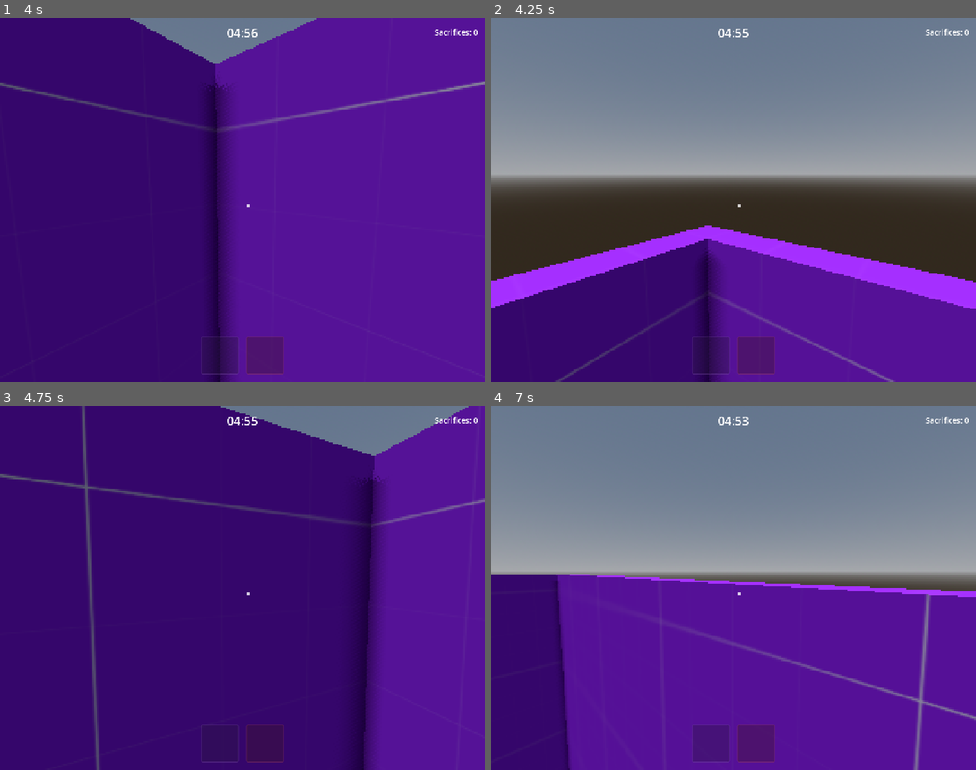
Above: before the commit, frames 1-4 (two rows, left to right).
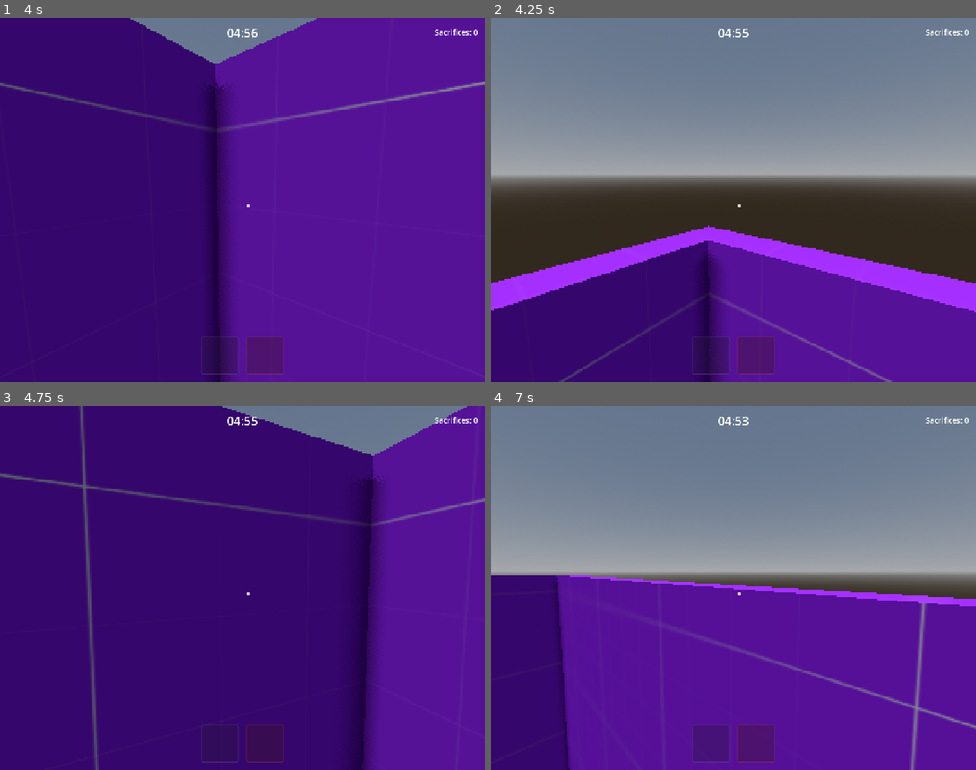
Above: after the commit, the same moments.

Repository: TheSophisticated/FindersKeepers-CSES
Game: Godot game, scene res://Maps/GameMode.tscn
Same seed, same stepped clock (60 frames per second), same inputs: the game is played once before the commit and once after it. This scene is started directly instead of the project's main scene.
Inputs (mouse positions are in pixels of both pictures, inside the frame that each line leads up to):
- Up to frame 1 (4 s): tap Enter at 0.5 s; move the mouse to (266, 200) at 0.52 s; hold E (interact) 0.53-1.28 s; hold W (move_forward) from 0.53 s (still down); tap Space (jump) at 0.77, 1.52, 3.02, 3.77 s; move the mouse to (218, 200) at 1.27 s; tap Shift (sprint) at 1.35 s; move the mouse to (252, 192) at 2.02 s; tap 1 at 2.1 s; move the mouse to (237, 207) at 2.77 s; tap 2 at 2.85 s; move the mouse to (276, 203) at 3.52 s; tap R at 3.6 s
- Up to frame 2 (4.25 s): keep holding W (move_forward)
- Up to frame 3 (4.75 s): keep holding W (move_forward); move the mouse to (203, 584) at 4.27 s; tap E (interact) at 4.35 s; tap Space (jump) at 4.52 s
- Up to frame 4 (7 s): move the mouse to (738, 588) at 5.02 s; hold Shift (sprint) 5.03-5.78 s; move the mouse to (714, 580) at 5.77 s; release W (move_forward) at 5.78 s; hold D (move_right) 5.78-6.53 s; tap 1 at 5.85 s; tap Space (jump) at 6.02, 6.77 s; move the mouse to (757, 588) at 6.52 s; hold W (move_forward) from 6.53 s (still down); tap 2 at 6.6 s

Frame 1 is identical in both runs. In frame 2, 1.2% of the frame differs, in the area x 0-100%, y 57-100%; in frame 3, 1.0%; in frame 4, 3.7%, in the area x 0-100%, y 46-100%.
Error after the commit: Modulo by zero error in operator '%'. (res://scripts/managers/SpawnManager.gd:23)

Commit message:
add three tarot cards to game spawner

Diff:
--- a/Maps/GameMode.tscn
+++ b/Maps/GameMode.tscn
@@ -6,8 +6,11 @@
 [ext_resource type="PackedScene" uid="uid://b0u1d8aox07b8" path="res://TarotTest.tscn" id="3_abnra"]
 [ext_resource type="Texture2D" uid="uid://cwcexiteh4s2q" path="res://Textures/texture_02purpl.png" id="3_l8b2n"]
 [ext_resource type="Texture2D" uid="uid://d0u76ui7ag1at" path="res://Textures/texture_02.png" id="4_abnra"]
+[ext_resource type="PackedScene" uid="uid://bonou20gtdbp2" path="res://TarotTest_DarkMoon.tscn" id="4_gdwpl"]
 [ext_resource type="Script" uid="uid://de4ax627pkk2y" path="res://Maps/Scripts/PauseMenu.gd" id="5_d7oxw"]
+[ext_resource type="PackedScene" uid="uid://bdux4ohva6vk8" path="res://TarotTest_DemonSpeed.tscn" id="5_oaoby"]
 [ext_resource type="Script" uid="uid://qxjx26k0iqkt" path="res://Tarot/Scripts/TarotPickup.gd" id="6_tpick"]
+[ext_resource type="PackedScene" uid="uid://um7aivmlr1qr" path="res://TarotTest_HangedMan.tscn" id="6_yjxwv"]
 [ext_resource type="Resource" uid="uid://s0fvvca0wbib" path="res://Tarot/Cards/Definitions/DarkMoon.tres" id="7_abnra"]
 [ext_resource type="Script" uid="uid://5yp7py770d41" path="res://Maps/Scripts/TarotInventoryUI.gd" id="8_tinv"]
 [ext_resource type="PackedScene" path="res://BodyParts/SpellCenter.tscn" id="9_center"]
@@ -93,10 +96,10 @@
 spawn_path = NodePath("../SubViewportContainer/SubViewport/WorldObjects")
 spawn_limit = 4
 
-[node name="TarotCardSpawner" type="Node3D" parent="." unique_id=1817543051 node_paths=PackedStringArray("spawn_points")]
+[node name="TarotCardSpawner" type="Node3D" parent="." unique_id=1817543051]
 script = ExtResource("2_abnra")
 object_scene = ExtResource("3_abnra")
-spawn_points = [NodePath("TarotSpawn1"), NodePath("TarotSpawn2"), NodePath("TarotSpawn3")]
+object_scenes = Array[PackedScene]([ExtResource("4_gdwpl"), ExtResource("5_oaoby"), ExtResource("6_yjxwv")])
 
 [node name="TarotSpawn1" type="Marker3D" parent="TarotCardSpawner" unique_id=191008190]
 transform = Transform3D(1, 0, 0, 0, 1, 0, 0, 0, 1, -1.76277, 0.368119, 0)
@@ -112,10 +115,9 @@
 spawn_path = NodePath("../../SubViewportContainer/SubViewport/WorldObjects")
 spawn_limit = 12
 
-[node name="BodyPartSpawner" type="Node3D" parent="." unique_id=488715404 node_paths=PackedStringArray("spawn_points")]
+[node name="BodyPartSpawner" type="Node3D" parent="." unique_id=488715404]
 script = ExtResource("2_abnra")
 object_scene = ExtResource("10_part")
-spawn_points = [NodePath("BodySpawn1"), NodePath("BodySpawn2"), NodePath("BodySpawn3"), NodePath("BodySpawn4"), NodePath("BodySpawn5"), NodePath("BodySpawn6"), NodePath("BodySpawn7"), NodePath("BodySpawn8"), NodePath("BodySpawn9"), NodePath("BodySpawn10"), NodePath("BodySpawn11"), NodePath("BodySpawn12")]
 object_spawner_type = 1
 
 [node name="BodySpawn1" type="Marker3D" parent="BodyPartSpawner" unique_id=2062795408]
--- /dev/null
+++ b/TarotTest_DarkMoon.tscn
@@ -0,0 +1,30 @@
+[gd_scene format=3 uid="uid://bonou20gtdbp2"]
+
+[ext_resource type="Script" uid="uid://qxjx26k0iqkt" path="res://Tarot/Scripts/TarotPickup.gd" id="1_752up"]
+[ext_resource type="Resource" uid="uid://s0fvvca0wbib" path="res://Tarot/Cards/Definitions/DarkMoon.tres" id="2_dhrw6"]
+
+[sub_resource type="BoxShape3D" id="BoxShape3D_qw86s"]
+
+[sub_resource type="TextMesh" id="TextMesh_v1n8c"]
+text = "This is a Tarot card"
+
+[sub_resource type="SceneReplicationConfig" id="SceneReplicationConfig_0j048"]
+properties/0/path = NodePath(".:position")
+properties/0/spawn = true
+properties/0/replication_mode = 1
+
+[node name="Node3D" type="Node3D" unique_id=518107162]
+
+[node name="TarotPickup" type="Area3D" parent="." unique_id=418096463]
+script = ExtResource("1_752up")
+card = ExtResource("2_dhrw6")
+
+[node name="CollisionShape3D" type="CollisionShape3D" parent="TarotPickup" unique_id=438030471]
+shape = SubResource("BoxShape3D_qw86s")
+
+[node name="MeshInstance3D" type="MeshInstance3D" parent="TarotPickup" unique_id=378934052]
+mesh = SubResource("TextMesh_v1n8c")
+
+[node name="MultiplayerSynchronizer" type="MultiplayerSynchronizer" parent="TarotPickup" unique_id=91704673]
+root_path = NodePath("../..")
+replication_config = SubResource("SceneReplicationConfig_0j048")
--- /dev/null
+++ b/TarotTest_DemonSpeed.tscn
@@ -0,0 +1,30 @@
+[gd_scene format=3 uid="uid://bdux4ohva6vk8"]
+
+[ext_resource type="Script" uid="uid://qxjx26k0iqkt" path="res://Tarot/Scripts/TarotPickup.gd" id="1_sv62t"]
+[ext_resource type="Resource" uid="uid://djc8i8kdjfqc2" path="res://Tarot/Cards/Definitions/DemonSpeed.tres" id="2_sv62t"]
+
+[sub_resource type="BoxShape3D" id="BoxShape3D_qw86s"]
+
+[sub_resource type="TextMesh" id="TextMesh_v1n8c"]
+text = "This is a Tarot card"
+
+[sub_resource type="SceneReplicationConfig" id="SceneReplicationConfig_0j048"]
+properties/0/path = NodePath(".:position")
+properties/0/spawn = true
+properties/0/replication_mode = 1
+
+[node name="Node3D" type="Node3D" unique_id=518107162]
+
+[node name="TarotPickup" type="Area3D" parent="." unique_id=418096463]
+script = ExtResource("1_sv62t")
+card = ExtResource("2_sv62t")
+
+[node name="CollisionShape3D" type="CollisionShape3D" parent="TarotPickup" unique_id=438030471]
+shape = SubResource("BoxShape3D_qw86s")
+
+[node name="MeshInstance3D" type="MeshInstance3D" parent="TarotPickup" unique_id=378934052]
+mesh = SubResource("TextMesh_v1n8c")
+
+[node name="MultiplayerSynchronizer" type="MultiplayerSynchronizer" parent="TarotPickup" unique_id=91704673]
+root_path = NodePath("../..")
+replication_config = SubResource("SceneReplicationConfig_0j048")
--- /dev/null
+++ b/TarotTest_HangedMan.tscn
@@ -0,0 +1,30 @@
+[gd_scene format=3 uid="uid://um7aivmlr1qr"]
+
+[ext_resource type="Script" uid="uid://qxjx26k0iqkt" path="res://Tarot/Scripts/TarotPickup.gd" id="1_yu72b"]
+[ext_resource type="Resource" uid="uid://drdj54pyceuu" path="res://Tarot/Cards/Definitions/HangedMan.tres" id="2_yu72b"]
+
+[sub_resource type="BoxShape3D" id="BoxShape3D_qw86s"]
+
+[sub_resource type="TextMesh" id="TextMesh_v1n8c"]
+text = "This is a Tarot card"
+
+[sub_resource type="SceneReplicationConfig" id="SceneReplicationConfig_0j048"]
+properties/0/path = NodePath(".:position")
+properties/0/spawn = true
+properties/0/replication_mode = 1
+
+[node name="Node3D" type="Node3D" unique_id=518107162]
+
+[node name="TarotPickup" type="Area3D" parent="." unique_id=418096463]
+script = ExtResource("1_yu72b")
+card = ExtResource("2_yu72b")
+
+[node name="CollisionShape3D" type="CollisionShape3D" parent="TarotPickup" unique_id=438030471]
+shape = SubResource("BoxShape3D_qw86s")
+
+[node name="MeshInstance3D" type="MeshInstance3D" parent="TarotPickup" unique_id=378934052]
+mesh = SubResource("TextMesh_v1n8c")
+
+[node name="MultiplayerSynchronizer" type="MultiplayerSynchronizer" parent="TarotPickup" unique_id=91704673]
+root_path = NodePath("../..")
+replication_config = SubResource("SceneReplicationConfig_0j048")
--- a/scripts/managers/SpawnManager.gd
+++ b/scripts/managers/SpawnManager.gd
@@ -6,6 +6,7 @@
 }
 
 @export var object_scene : PackedScene
+@export var object_scenes : Array[PackedScene] = []
 @export var spawn_points : Array[Marker3D]
 @export var objects_to_spawn = 1
 @export var object_spawner_type : spawnerType
@@ -24,22 +25,38 @@
 		return
 
 	for i in range(len(spawn_points)):
-		_spawn_object(spawn_points[i])
+		var scene_to_spawn: PackedScene = object_scene
+
+		if object_scenes.size() == spawn_points.size():
+			scene_to_spawn = object_scenes[i]
+
+		_spawn_object(spawn_points[i],-1,-1,scene_to_spawn)
 
 
-func _spawn_object(spawn_point : Marker3D, owner_id : int = -1, part_type : int = -1) -> void:
-	if object_scene == null or spawn_point == null:
+func _spawn_object(
+	spawn_point: Marker3D,
+	owner_id: int = -1,
+	part_type: int = -1,
+	scene_to_spawn: PackedScene = null
+) -> void:
+	if spawn_point == null:
 		return
+
+	if scene_to_spawn == null:
+		scene_to_spawn = object_scene
+
+	if scene_to_spawn == null:
+		return
+
 	print("Spawn_Point: ", spawn_point.global_position)
-	var object := object_scene.instantiate()
+	var object := scene_to_spawn.instantiate()
 	object.name = "Object_" + str(spawned_objects.size())
 
 	if owner_id >= 0:
 		object.owner_id = owner_id
 		object.part_type = part_type
-		var c: int= GameManager.players[owner_id]["color"]
+		var c: int = GameManager.players[owner_id]["color"]
 		object.part_color = GameManager.PLAYER_COLOR_VALUES[c]
-
 
 	var world_node: Node = null
 	if has_node("/root/GameMode/SubViewportContainer/SubViewport/WorldObjects"):
@@ -52,7 +69,6 @@
 	world_node.add_child(object, true)
 	object.global_position = spawn_point.global_position
 	spawned_objects.append(object)
-
 
 func clear_objects():
 	for object in spawned_objects:
